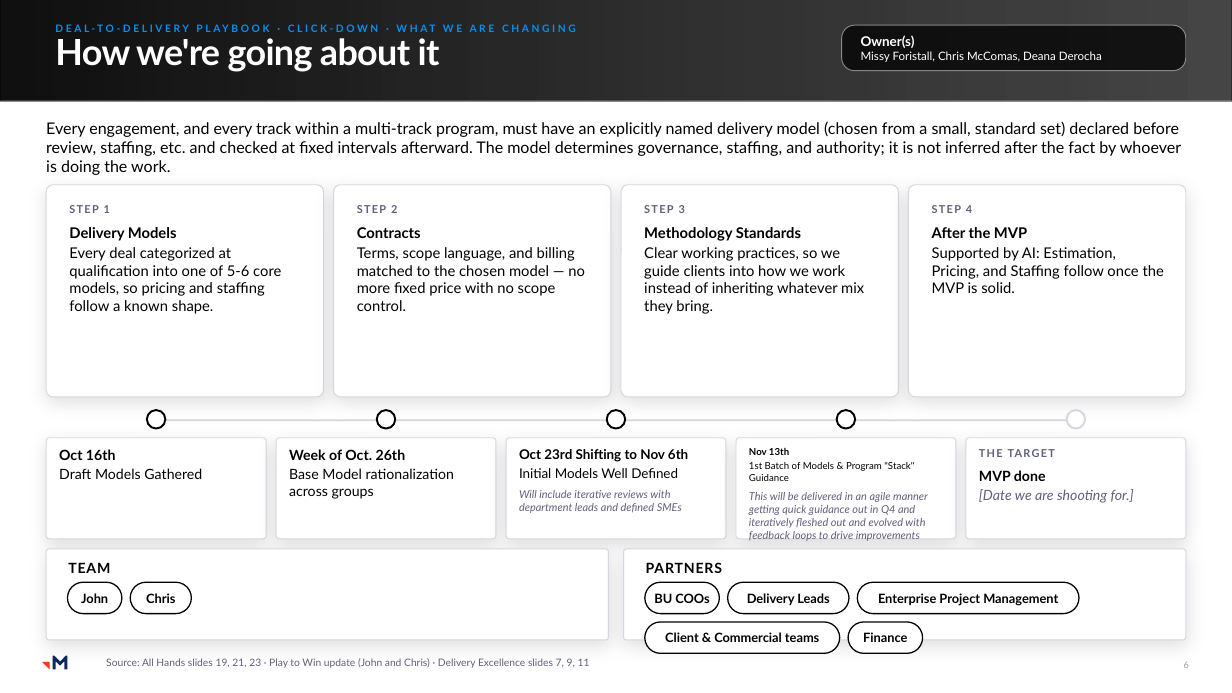
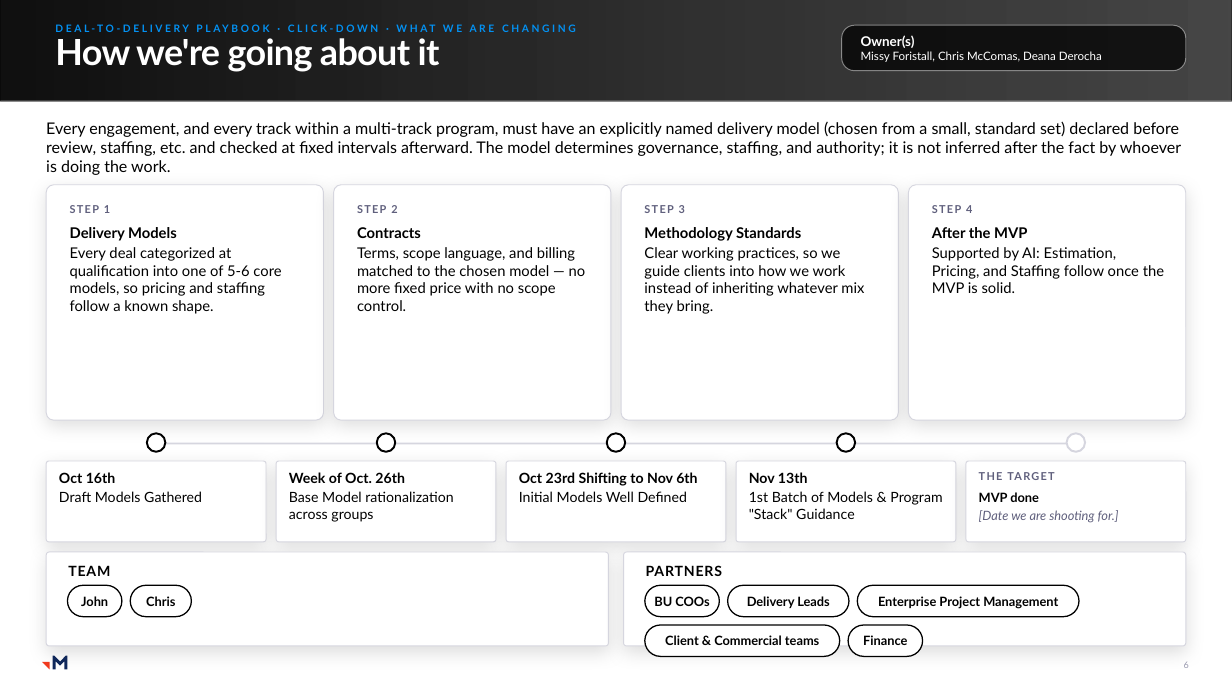
Before and after one commit to RachelHarrisMerkle/BasicMerkle, a slide deck: slide 6 of Priorities_Master.pptx. Drawn at 1232x693 pixels with LibreOffice and Linux fonts; fonts in the diff are those of the drawing; grey boxes stand for pictures. Boxes give left, top, right and bottom in pixels: in the first picture for what was removed or moved away, otherwise in the second. Text is boxed around its words. In the diff, an @@ line names an element or a change of style, - is before the commit and + after.

```diff
--- a/Priorities_Master.pptx
+++ b/Priorities_Master.pptx
@@ rounded rectangle "STEP 1": place and size @@
-rounded rectangle "STEP 1" at (46, 185, 323, 397)
+rounded rectangle "STEP 1" at (46, 185, 323, 421)
@@ rounded rectangle "STEP 2": place and size @@
-rounded rectangle "STEP 2" at (334, 185, 611, 397)
+rounded rectangle "STEP 2" at (334, 185, 611, 421)
@@ rounded rectangle "STEP 3": place and size @@
-rounded rectangle "STEP 3" at (621, 185, 898, 397)
+rounded rectangle "STEP 3" at (621, 185, 898, 421)
@@ rounded rectangle "STEP 4": place and size @@
-rounded rectangle "STEP 4" at (909, 185, 1186, 397)
+rounded rectangle "STEP 4" at (909, 185, 1186, 421)
@@ 5 ellipses, 1 rectangle: place and size @@
-5 ellipses, 1 rectangle at (147, 410, 1085, 429)
+5 ellipses, 1 rectangle at (147, 433, 1085, 452)
@@ rounded rectangle "Oct 16th": place and size @@
-rounded rectangle "Oct 16th" at (46, 438, 266, 539)
+rounded rectangle "Oct 16th" at (46, 461, 266, 542)
@@ rounded rectangle "Week of Oct. 26th": place and size @@
-rounded rectangle "Week of Oct. 26th" at (276, 438, 496, 539)
+rounded rectangle "Week of Oct. 26th" at (276, 461, 496, 542)
@@ rounded rectangle "Oct 23rd Shifting to Nov ...": place and size @@
-rounded rectangle "Oct 23rd Shifting to Nov ..." at (506, 438, 726, 539)
+rounded rectangle "Oct 23rd Shifting to Nov ..." at (506, 461, 726, 542)
@@ rounded rectangle "Oct 23rd Shifting to Nov ..." at (506, 461, 726, 542): size 10.5 to 11 pt @@
@@ rounded rectangle "Nov 13th": place and size @@
-rounded rectangle "Nov 13th" at (737, 438, 957, 539)
+rounded rectangle "Nov 13th" at (737, 461, 957, 542)
@@ rounded rectangle "Nov 13th" at (737, 461, 957, 542): size 7.5 to 11 pt @@
@@ rounded rectangle "THE TARGET": place and size @@
-rounded rectangle "THE TARGET" at (966, 438, 1186, 539)
+rounded rectangle "THE TARGET" at (966, 461, 1186, 542)
@@ text in rounded rectangle at (519, 490, 682, 513): paragraph removed @@
-Will include iterative reviews with department leads and defined SMEs
@@ text in rounded rectangle at (749, 492, 928, 541): paragraph removed @@
-This will be delivered in an agile manner getting quick guidance out in Q4 and iteratively fleshed out and evolved with feedback loops to drive improvements
@@ text in rounded rectangle at (979, 492, 1119, 523): size 11 to 10 pt in "MVP done", "[Date we are shooting for.]" @@
@@ rounded rectangle "TEAM": place and size @@
-rounded rectangle "TEAM" at (46, 549, 608, 640)
+rounded rectangle "TEAM" at (46, 552, 608, 646)
@@ rounded rectangle "PARTNERS": place and size @@
-rounded rectangle "PARTNERS" at (624, 549, 1186, 640)
+rounded rectangle "PARTNERS" at (624, 552, 1186, 646)
@@ text removed at (106, 658, 590, 668) @@
-Source: All Hands slides 19, 21, 23 · Play to Win update (John and Chris) · Delivery Excellence slides 7, 9, 11
```
Also in this commit, not shown: 36 other slides changed, 8 slides added, 1 other file.
